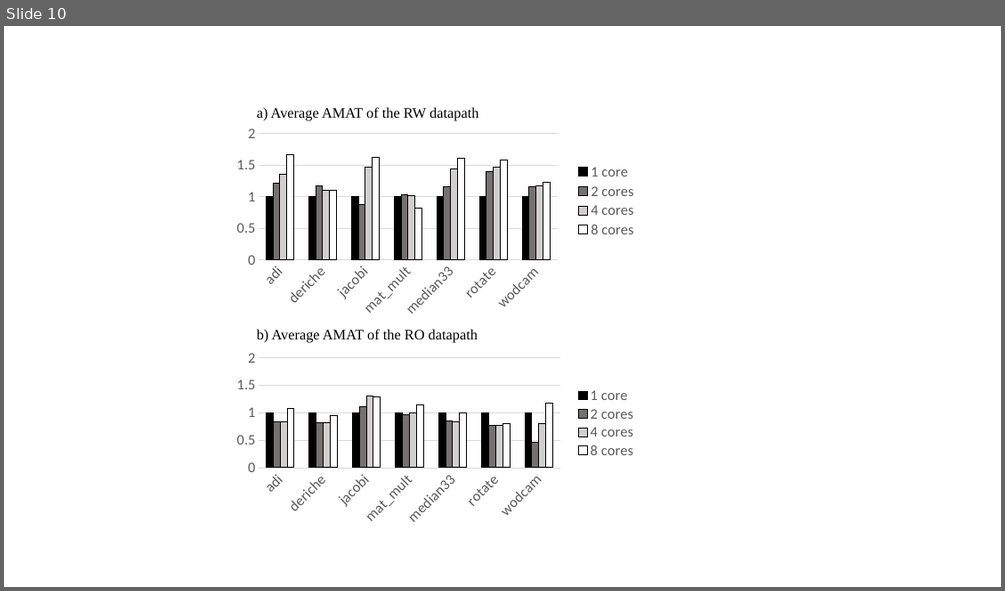
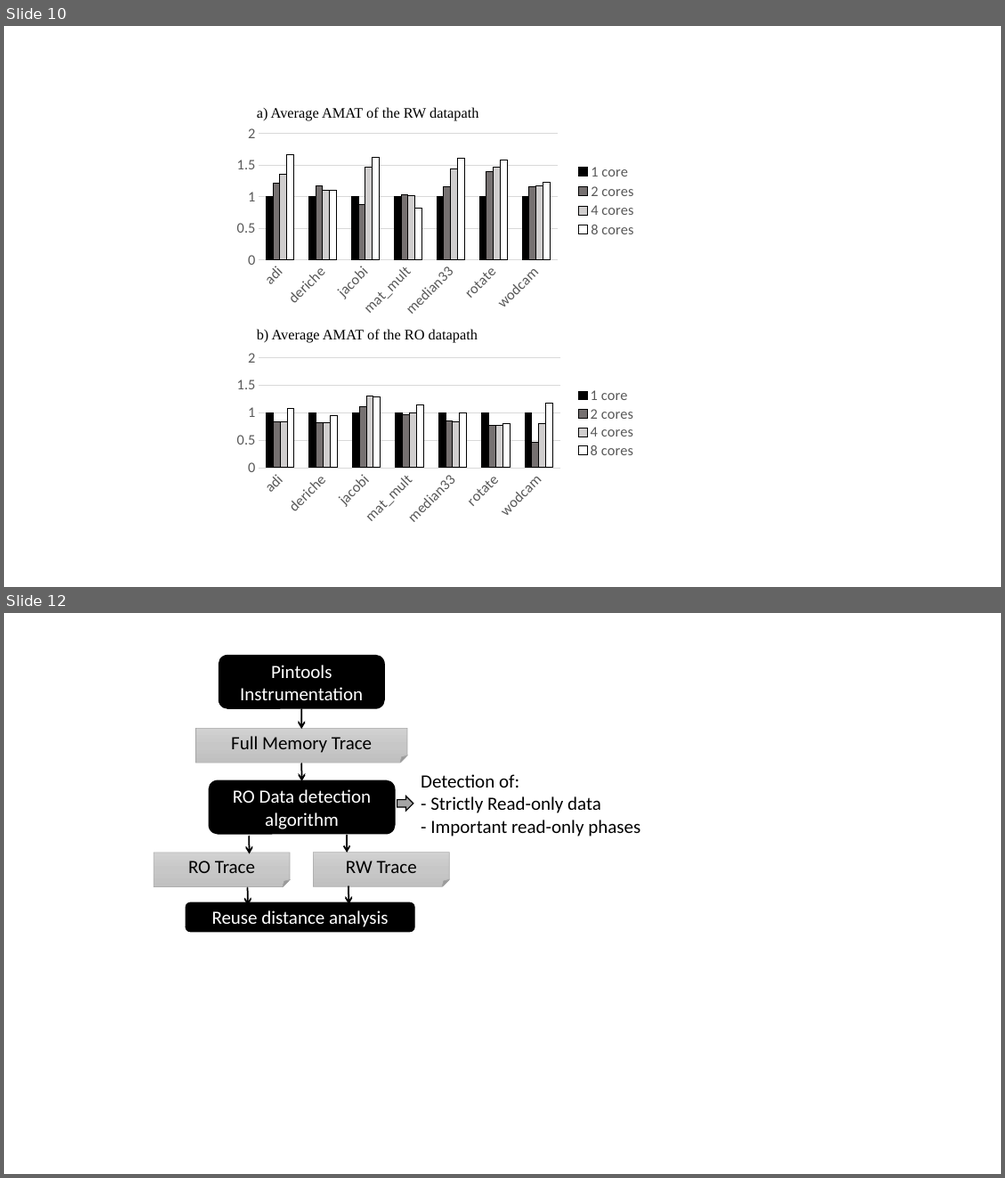
Before and after one commit to gvaumour/cases, a slide deck: figures.pptx. Shown one above the other, each under a label of ours: slide 10 before the commit, slides 10 and 12 after it; the slides between them are not shown. The pictures are 1005x591 and 1005x1178 pixels, drawn with LibreOffice and Linux fonts; fonts in the diff are those of the drawing. Boxes give left, top, right and bottom in pixels: in the first picture for what was removed or moved away, otherwise in the second. Text is boxed around its words. In the diff, an @@ line names an element or a change of style, - is before the commit and + after.

```diff
--- a/figures.pptx
+++ b/figures.pptx
@@ slide 12 added at [4,613,1001,1174], background #FFFFFF @@
@@ rounded rectangle added at [218,655,384,708], fill #000000, outline #000000 1 pt, 18 pt, text #FFFFFF @@
+Pintools Instrumentation
@@ arrow added from (301, 709) to (301, 728), #000000 0.5 pt @@
@@ arrow added from (301, 709) to (301, 729), #000000 1.5 pt @@
@@ folded corner added at [196,728,408,763], fill gradient #D2D2D2 to #C8C8C8 to #C0C0C0, outline #A5A5A5 0.5 pt, 18 pt, text #000000 @@
+Full Memory Trace
@@ arrow added from (301, 763) to (301, 780), #000000 0.5 pt @@
@@ arrow added from (301, 763) to (301, 781), #000000 1.5 pt @@
@@ rounded rectangle added at [209,780,395,834], fill #000000, outline #000000 1 pt, 18 pt, text #FFFFFF @@
+RO Data detection algorithm
@@ right arrow added at [397,796,413,811], fill #A5A5A5, outline #000000 1 pt @@
@@ text added at [421,774,640,836], 18 pt, text #000000 @@
+Detection of:
+- Strictly Read-only data
+- Important read-only phases
@@ folded corner added at [154,852,290,887], fill gradient #D2D2D2 to #C8C8C8 to #C0C0C0, outline #A5A5A5 0.5 pt, 18 pt, text #000000 @@
+RO Trace
@@ arrow added from (250, 835) to (250, 853), #000000 0.5 pt @@
@@ arrow added from (250, 835) to (250, 854), #000000 1.5 pt @@
@@ folded corner added at [314,852,450,887], fill gradient #D2D2D2 to #C8C8C8 to #C0C0C0, outline #A5A5A5 0.5 pt, 18 pt, text #000000 @@
+RW Trace
@@ arrow added from (347, 835) to (348, 852), #000000 1.5 pt @@
@@ rounded rectangle added at [186,902,414,932], fill #000000, outline #000000 1 pt, 18 pt, text #FFFFFF @@
+Reuse distance analysis
@@ arrow added from (248, 887) to (248, 905), #000000 0.5 pt @@
@@ arrow added from (248, 887) to (248, 906), #000000 1.5 pt @@
@@ arrow added from (348, 886) to (348, 903), #000000 0.5 pt @@
@@ arrow added from (348, 886) to (348, 904), #000000 1.5 pt @@
```
Also in this commit, not shown: 1 slide changed, 2 other slides added, 8 other files.
